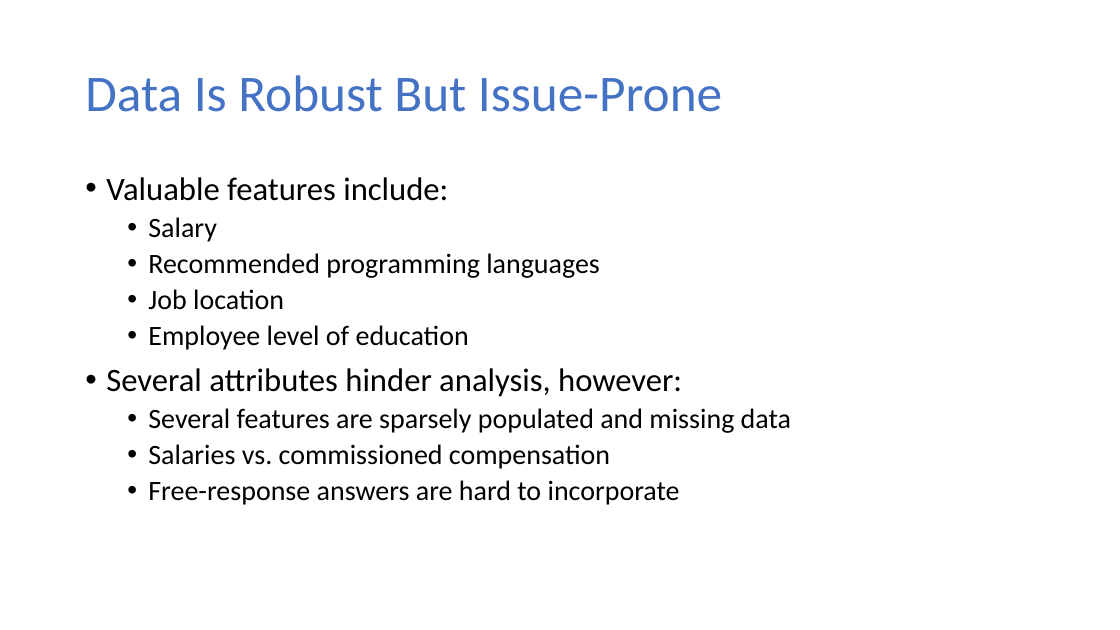
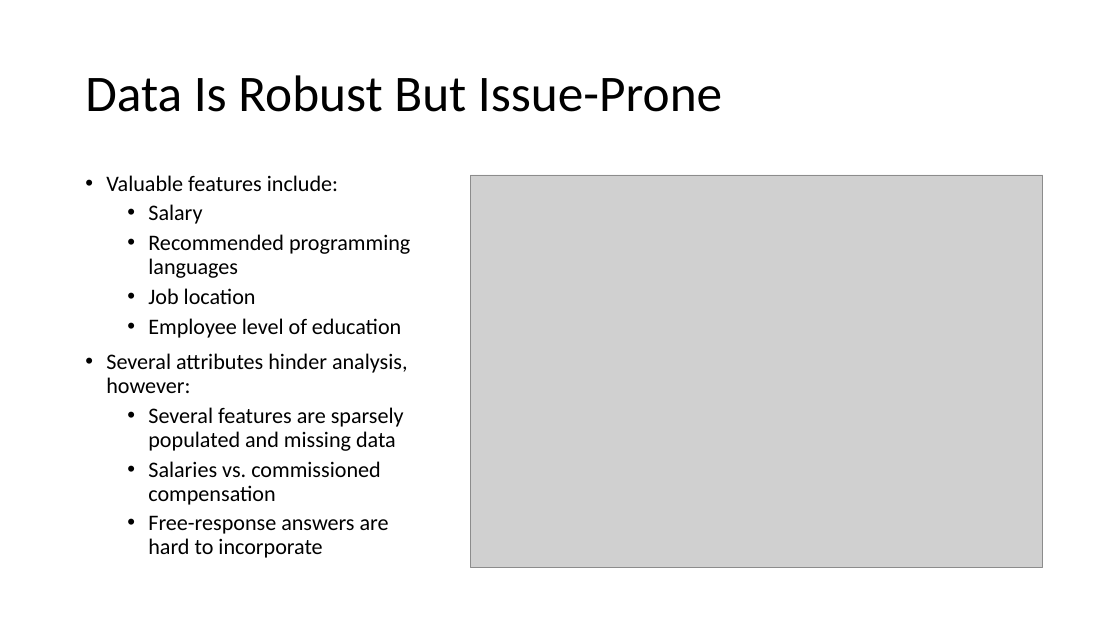
Before and after one commit to MatthewCodes/557_Final_Project, a slide deck: slide 4 of Presentation/Final Presentation.pptx. Drawn at 1120x630 pixels with LibreOffice and Linux fonts; fonts in the diff are those of the drawing; grey boxes stand for pictures. Boxes give left, top, right and bottom in pixels: in the first picture for what was removed or moved away, otherwise in the second. Text is boxed around its words. In the diff, an @@ line names an element or a change of style, - is before the commit and + after.

```diff
--- a/Presentation/Final Presentation.pptx
+++ b/Presentation/Final Presentation.pptx
@@ title "Data Is Robust But Issue-Prone" at [85, 75, 722, 112]: text colour #4472C4 to #000000 @@
@@ text "Valuable features include:" at [106, 175, 410, 558]: size 28 to 19 pt in "Valuable features include:", "Several attributes hinder analysis, however:"; size 24 to 19 pt in "Salary", "Recommended programming languages", "Job location", "Employee level of education" and 3 more places @@
@@ picture added at [471, 175, 1044, 567] @@
```
Also in this commit, not shown: 3 other slides changed.
